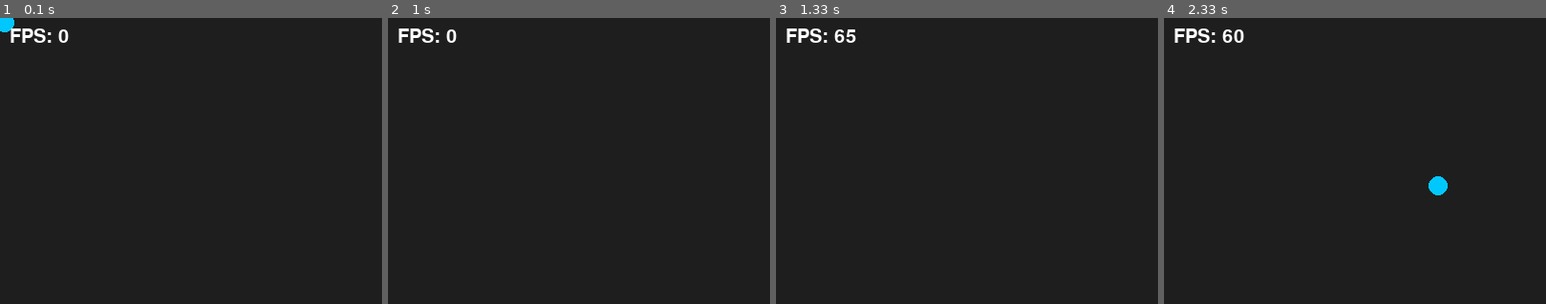
Above: before the commit, frames 1-4 (left to right).
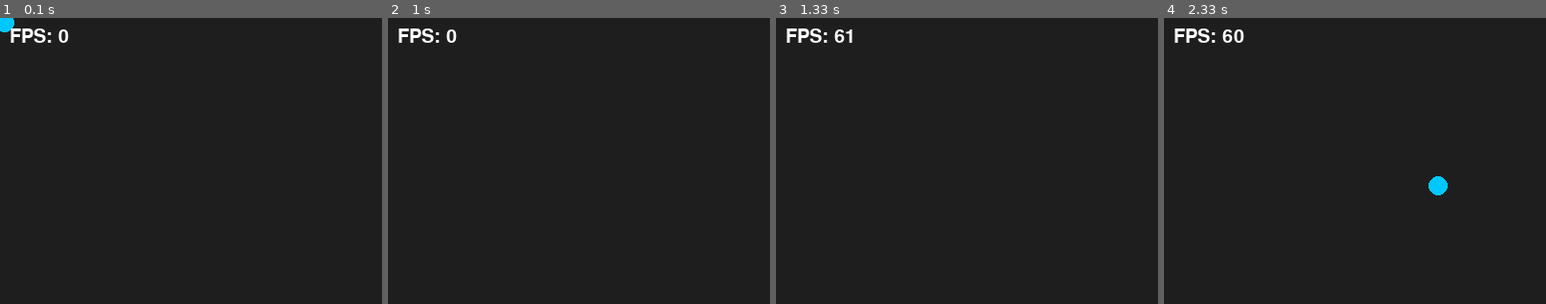
Above: after the commit, the same moments.

Repository: noapoleon/pygame_test
Game: pygame game, started from pygame_test.py
Same seed, same stepped clock (60 frames per second), same inputs: the game is played once before the commit and once after it.
Inputs (mouse positions are % of the whole screen's width and height, from its top left):
- Up to frame 1 (0.1 s): no input
- Up to frame 2 (1 s): click (50, 50) at 0.38 s; click (60, 72) at 0.72 s
- Up to frame 3 (1.33 s): click (87, 85) at 1.05 s
- Up to frame 4 (2.33 s): click (26, 30) at 1.38 s; click (50, 62) at 1.72 s; click (36, 29) at 2.05 s
The pictures show only the part of the screen within x 0-50%, y 0-50%; the shares and areas given below are measured in that part.

Frames 1-2 are identical in both runs. In frame 3, less than 0.1% of the frame differs, in the area x 18-21%, y 4-9%; in frame 4, nothing differs.

Commit message:
limit framerate to 60

Diff:
--- a/pygame_test.py
+++ b/pygame_test.py
@@ -42,7 +42,7 @@
         screen.blit(fps_text, (10, 10))
 
         # Limit fps
-        # clock.tick(60)
+        clock.tick(60)
 
         # Update display
         pygame.display.flip()
